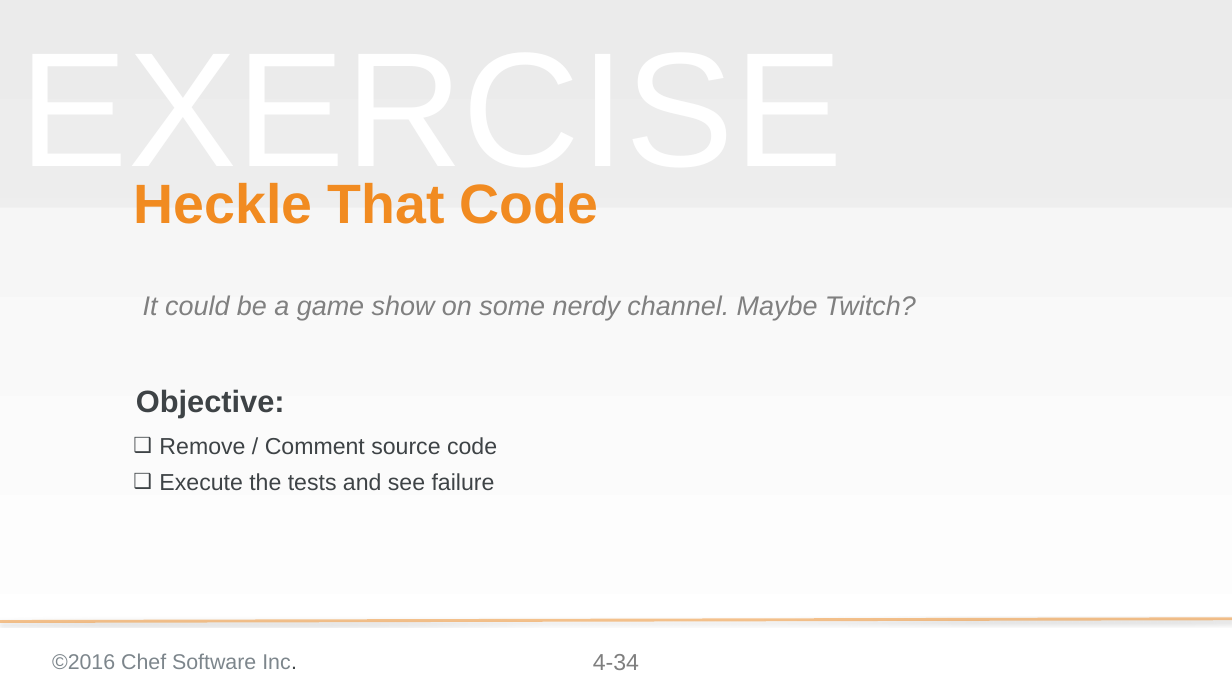
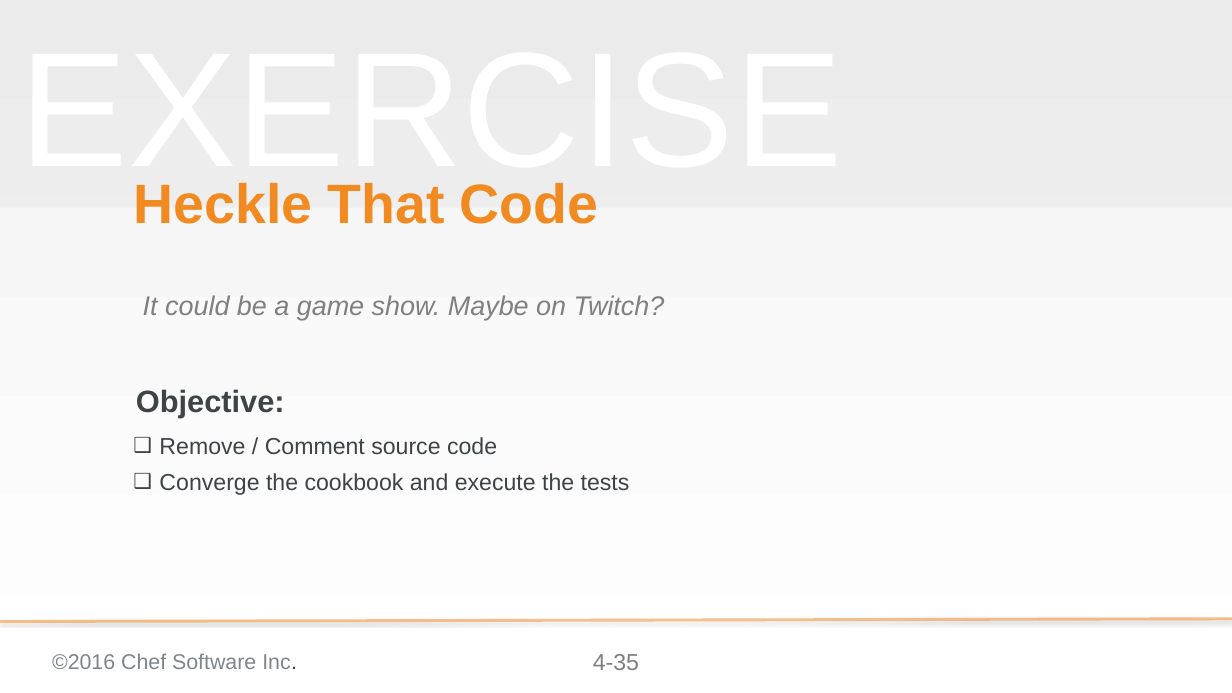
Before and after one commit to chef-training/test_driven_cookbook_development, a slide deck: slide 35 of 04-refactoring_cookbooks_with_tests.pptx (slide 34 before the commit). Drawn at 1232x693 pixels with LibreOffice and Linux fonts; fonts in the diff are those of the drawing; background and template pictures are left out. Boxes give left, top, right and bottom in pixels: in the first picture for what was removed or moved away, otherwise in the second. Text is boxed around its words. In the diff, an @@ line names an element or a change of style, - is before the commit and + after.

```diff
--- a/04-refactoring_cookbooks_with_tests.pptx
+++ b/04-refactoring_cookbooks_with_tests.pptx
@@ text at box(143, 295, 665, 320): text changed @@
-It could be a game show on some nerdy channel. Maybe Twitch?
+It could be a game show. Maybe on Twitch?
@@ text at box(159, 473, 630, 495): text changed @@
-❑ Execute the tests and see failure
+❑ Converge the cookbook and execute the tests
@@ page number at box(593, 654, 639, 670): text changed @@
-4-34
+4-35
```
Also in this commit, not shown: 12 other slides changed, 2 slides added.
